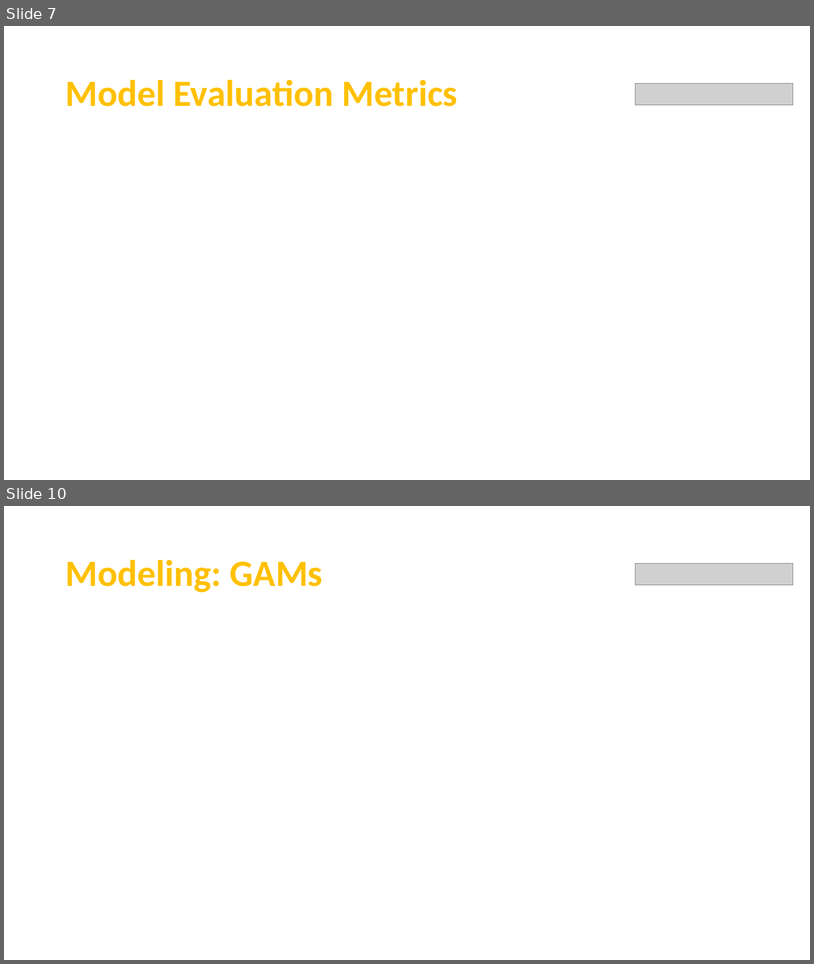
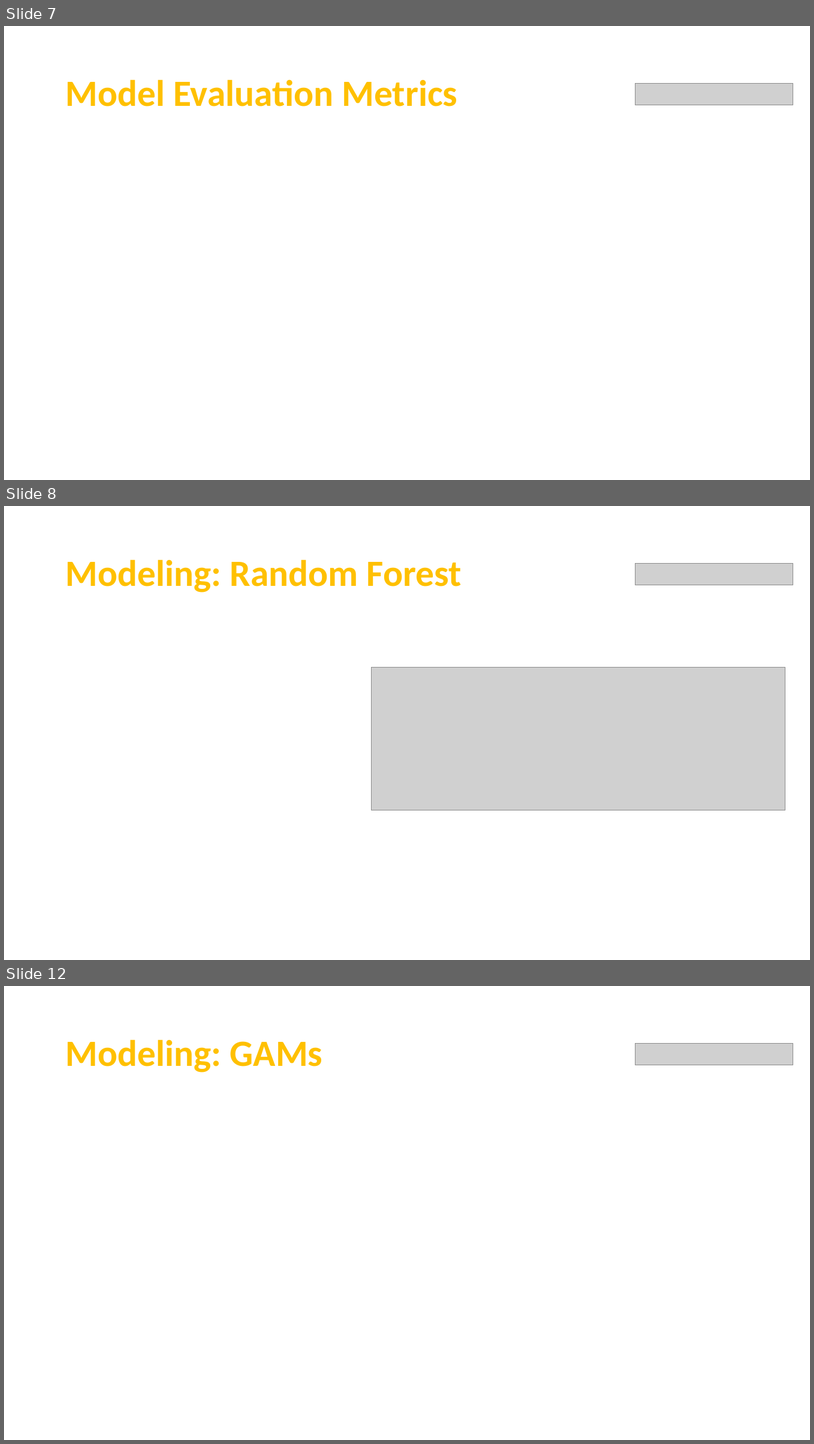
Before and after one commit to Team7-MSBA/Machine-Learning-Final-Project, a slide deck: FinalPresentation.pptx. Shown one above the other, each under a label of ours: slides 7 and 10 before the commit, slides 7, 8 and 12 after it; the slides between them are not shown. The pictures are 814x964 and 814x1444 pixels, drawn with LibreOffice and Linux fonts; fonts in the diff are those of the drawing; grey boxes stand for pictures. Boxes give left, top, right and bottom in pixels: in the first picture for what was removed or moved away, otherwise in the second. Text is boxed around its words. In the diff, an @@ line names an element or a change of style, - is before the commit and + after.

```diff
--- a/FinalPresentation.pptx
+++ b/FinalPresentation.pptx
@@ slide 8 added at box(4, 506, 810, 960), background #000000 @@
@@ rectangle added at box(4, 506, 810, 618), fill #FFFFFF @@
@@ title added at box(65, 559, 462, 592), 44 pt, text #FFC000, bold @@
+Modeling: Random Forest
@@ picture added at box(636, 564, 794, 585) @@
@@ rectangle added at box(4, 618, 810, 960), fill #000000 @@
@@ picture added at box(371, 667, 786, 810) @@
@@ what was slide 10 is now slide 12 @@
```
Also in this commit, not shown: 1 slide changed, 2 other slides added, 1 slide removed.
